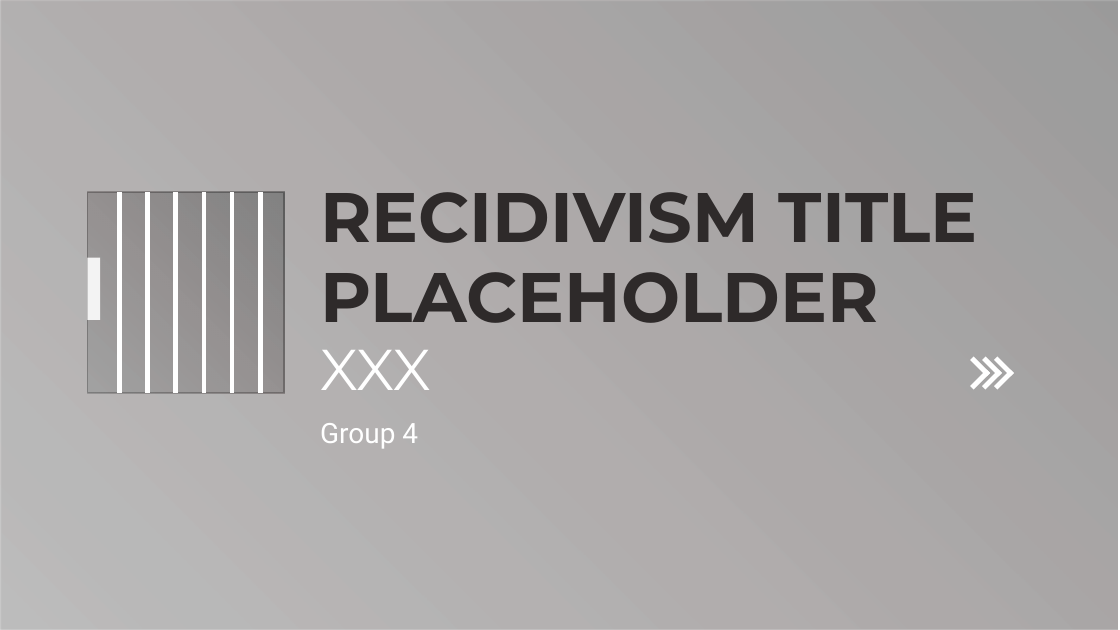
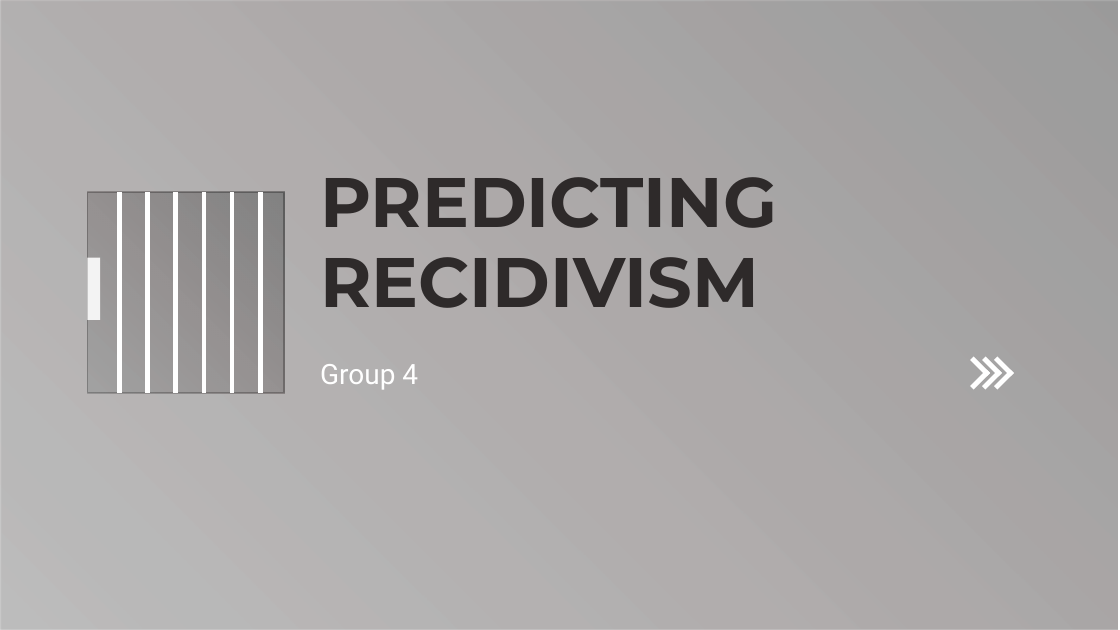
Before and after one commit to ga-dsi-822-group4/recidivism, a slide deck: slide 1 of presentation/Recidivism.pptx. Drawn at 1120x630 pixels with LibreOffice and Linux fonts; fonts in the diff are those of the drawing; grey boxes stand for pictures; background and template pictures are left out. Boxes give left, top, right and bottom in pixels: in the first picture for what was removed or moved away, otherwise in the second. Text is boxed around its words. In the diff, an @@ line names an element or a change of style, - is before the commit and + after.

```diff
--- a/presentation/Recidivism.pptx
+++ b/presentation/Recidivism.pptx
@@ title at box(320, 177, 777, 308): text changed @@
-RECIDIVISM TITLE PLACEHOLDER
-XXX
+PREDICTING RECIDIVISM
@@ subtitle "Group 4": place and size @@
-subtitle "Group 4" at box(320, 423, 418, 449)
+subtitle "Group 4" at box(320, 364, 418, 390)
```
Also in this commit, not shown: 4 other slides changed, 1 slide added, 1 slide removed, 1 other file.
